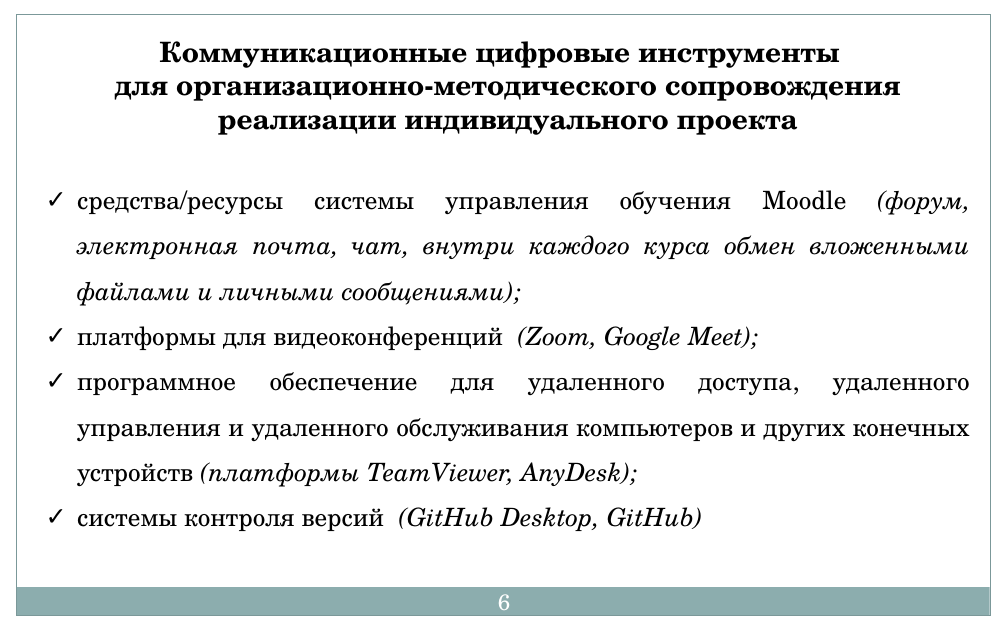
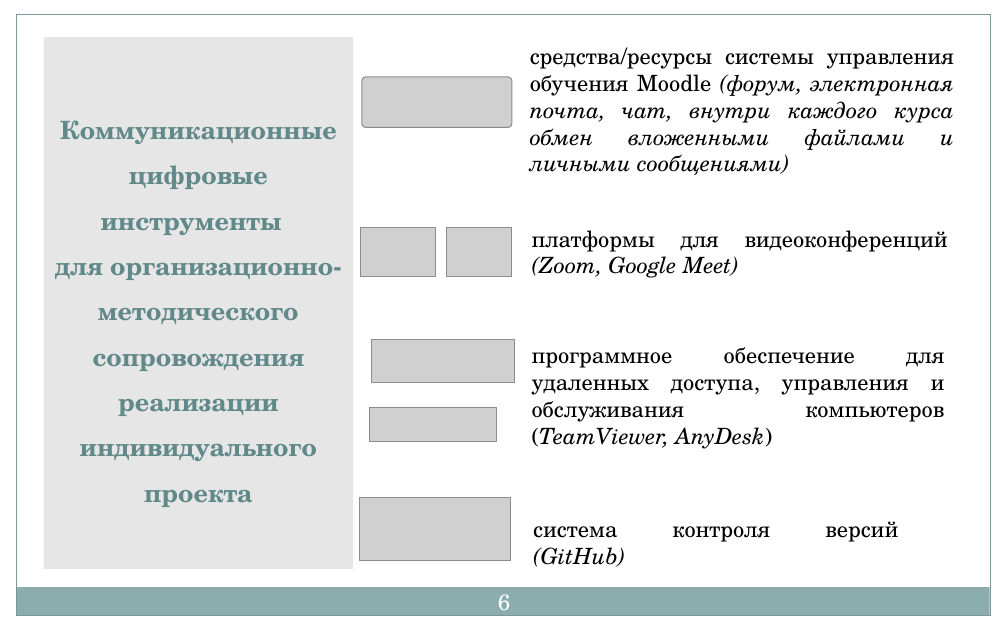
Before and after one commit to natashandrigoz/RMO_Informatika, a slide deck: slide 6 of доклад.pptx. Drawn at 1008x630 pixels with LibreOffice and Linux fonts; fonts in the diff are those of the drawing; grey boxes stand for pictures. Boxes give left, top, right and bottom in pixels: in the first picture for what was removed or moved away, otherwise in the second. Text is boxed around its words. In the diff, an @@ line names an element or a change of style, - is before the commit and + after.

```diff
--- a/доклад.pptx
+++ b/доклад.pptx
@@ rectangle "Коммуникационные цифровые инструменты": place and size @@
-rectangle "Коммуникационные цифровые инструменты" at (115, 41, 901, 135)
+rectangle "Коммуникационные цифровые инструменты" at (43, 37, 353, 570)
@@ rectangle "Коммуникационные цифровые инструменты" at (43, 37, 353, 570): size 20 to 18 pt, text colour #000000 to #61898A, letter outline none to #435E40 0.75 pt; line spacing 1 to 1.5; vertical alignment top to middle; fill none to #E6E6E6 @@
@@ text at (530, 47, 955, 175): text changed; size 18 to 16 pt; italic on @@
-✓ средства/ресурсы системы управления обучения Moodle (форум, электронная почта, чат, внутри каждого курса обмен вложенными файлами и личными сообщениями);
-✓ платформы для видеоконференций (Zoom, Google Meet);
-✓ программное обеспечение для удаленного доступа, удаленного управления и удаленного обслуживания компьютеров и других конечных устройств (платформы TeamViewer, AnyDesk);
-✓ системы контроля версий (GitHub Desktop, GitHub)
+средства/ресурсы системы управления обучения Moodle (форум, электронная почта, чат, внутри каждого курса обмен вложенными файлами и личными сообщениями)
@@ picture added at (362, 77, 512, 127) @@
@@ picture added at (360, 227, 434, 276) @@
@@ picture added at (447, 227, 512, 276) @@
@@ text added at (532, 230, 948, 278), 16 pt, text #000000 @@
+платформы для видеоконференций (Zoom, Google Meet)
@@ picture added at (371, 340, 515, 383) @@
@@ text added at (532, 347, 945, 449), 16 pt, text #000000 @@
+программное обеспечение для удаленных доступа, управления и обслуживания компьютеров (TeamViewer, AnyDesk)
@@ picture added at (369, 408, 496, 443) @@
@@ picture added at (360, 498, 511, 561) @@
@@ text added at (533, 521, 898, 542), 16 pt, text #000000 @@
+система контроля версий (GitHub)
```
Also in this commit, not shown: 4 other slides changed, 3 slides added, 2 slides removed, 1 other file.
